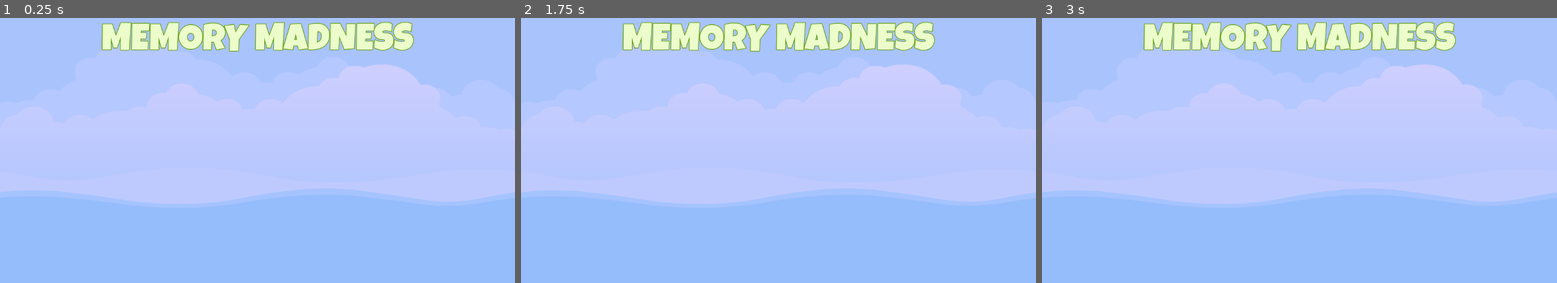
Above: before the commit, frames 1-3 (left to right).
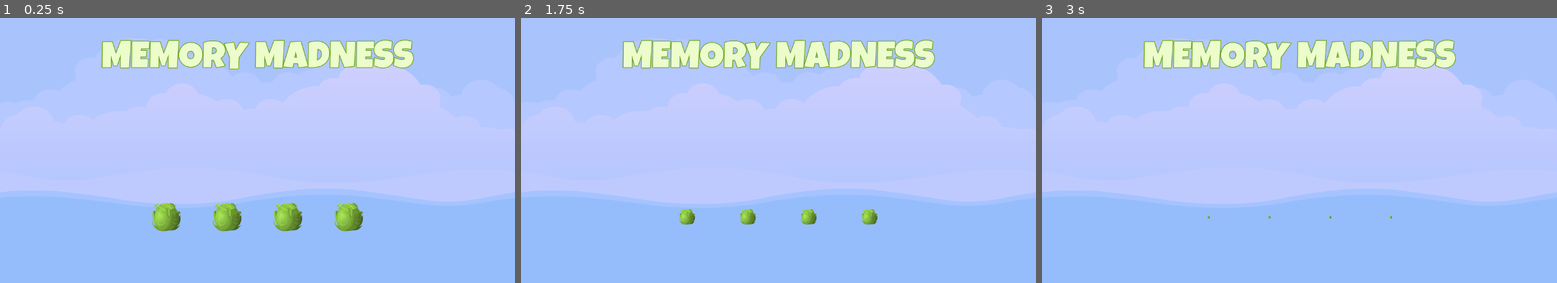
Above: after the commit, the same moments.

Repository: bluewind109/Memory-Madness
Game: Godot game, scene res://master_scene/master_scene.tscn
Same seed, same stepped clock (60 frames per second), same inputs: the game is played once before the commit and once after it.
Inputs:
- Up to frame 1 (0.25 s): no input
- Up to frame 2 (1.75 s): tap Enter at 0.5 s
- Up to frame 3 (3 s): no input

The runs differ from the first frame. In frame 1, 10% of the frame differs, in the area x 19-81%, y 1-81%; in frame 2, 8.8%; in frame 3, 8.2%.

Commit message:
Add front sprite and it's tween

Diff:
--- /dev/null
+++ b/front_sprite/front_sprite.gd
@@ -0,0 +1,15 @@
+extends TextureRect
+
+const SCALE_SMALL: Vector2 = Vector2(0.1, 0.1)
+const SCALE_NORMAL: Vector2 = Vector2(1.0, 1.0)
+const SCALE_TIME: float = 0.5
+
+# Called when the node enters the scene tree for the first time.
+func _ready():
+	run_me()
+
+func run_me() -> void:
+	var tween = get_tree().create_tween()
+	tween.set_loops()
+	tween.tween_property(self, "scale", SCALE_NORMAL, SCALE_TIME)
+	tween.tween_property(self, "scale", SCALE_SMALL, SCALE_TIME)
--- /dev/null
+++ b/front_sprite/front_sprite.tscn
@@ -0,0 +1,20 @@
+[gd_scene load_steps=3 format=3 uid="uid://d3nlyf5i364yf"]
+
+[ext_resource type="Texture2D" uid="uid://dhhe478k8dyjk" path="res://assets/glitch/cabbage.png" id="1_ytfp1"]
+[ext_resource type="Script" path="res://front_sprite/front_sprite.gd" id="2_wtwvv"]
+
+[node name="FrontSprite" type="TextureRect"]
+anchors_preset = 8
+anchor_left = 0.5
+anchor_top = 0.5
+anchor_right = 0.5
+anchor_bottom = 0.5
+offset_left = -32.0
+offset_top = -32.0
+offset_right = 32.0
+offset_bottom = 32.0
+grow_horizontal = 2
+grow_vertical = 2
+pivot_offset = Vector2(32, 32)
+texture = ExtResource("1_ytfp1")
+script = ExtResource("2_wtwvv")
--- a/main_screen/main_screen.tscn
+++ b/main_screen/main_screen.tscn
@@ -1,6 +1,7 @@
-[gd_scene load_steps=3 format=3 uid="uid://1ito4jpdhijs"]
+[gd_scene load_steps=4 format=3 uid="uid://1ito4jpdhijs"]
 
 [ext_resource type="FontFile" uid="uid://dstw0218qk7gu" path="res://assets/fonts/LuckiestGuy-Regular.ttf" id="1_itmjd"]
+[ext_resource type="PackedScene" uid="uid://d3nlyf5i364yf" path="res://front_sprite/front_sprite.tscn" id="2_k4q2o"]
 
 [sub_resource type="LabelSettings" id="LabelSettings_0hr60"]
 font = ExtResource("1_itmjd")
@@ -26,16 +27,21 @@
 grow_vertical = 2
 color = Color(0.145098, 0.164706, 1, 0.223529)
 
-[node name="VB" type="VBoxContainer" parent="."]
+[node name="MC" type="MarginContainer" parent="."]
 layout_mode = 1
 anchors_preset = 15
 anchor_right = 1.0
 anchor_bottom = 1.0
 grow_horizontal = 2
 grow_vertical = 2
+theme_override_constants/margin_top = 60
+theme_override_constants/margin_bottom = 60
+
+[node name="VB" type="VBoxContainer" parent="MC"]
+layout_mode = 2
 theme_override_constants/separation = 0
 
-[node name="LabelTitle" type="Label" parent="VB"]
+[node name="LabelTitle" type="Label" parent="MC/VB"]
 layout_mode = 2
 size_flags_horizontal = 4
 size_flags_vertical = 6
@@ -45,12 +51,25 @@
 horizontal_alignment = 1
 vertical_alignment = 1
 
-[node name="HBLevels" type="HBoxContainer" parent="VB"]
+[node name="HBLevels" type="HBoxContainer" parent="MC/VB"]
 layout_mode = 2
 size_flags_horizontal = 4
 size_flags_vertical = 6
 
-[node name="HBSprites" type="HBoxContainer" parent="VB"]
+[node name="HBSprites" type="HBoxContainer" parent="MC/VB"]
 layout_mode = 2
 size_flags_horizontal = 4
 size_flags_vertical = 6
+theme_override_constants/separation = 72
+
+[node name="FrontSprite" parent="MC/VB/HBSprites" instance=ExtResource("2_k4q2o")]
+layout_mode = 2
+
+[node name="FrontSprite2" parent="MC/VB/HBSprites" instance=ExtResource("2_k4q2o")]
+layout_mode = 2
+
+[node name="FrontSprite3" parent="MC/VB/HBSprites" instance=ExtResource("2_k4q2o")]
+layout_mode = 2
+
+[node name="FrontSprite4" parent="MC/VB/HBSprites" instance=ExtResource("2_k4q2o")]
+layout_mode = 2
